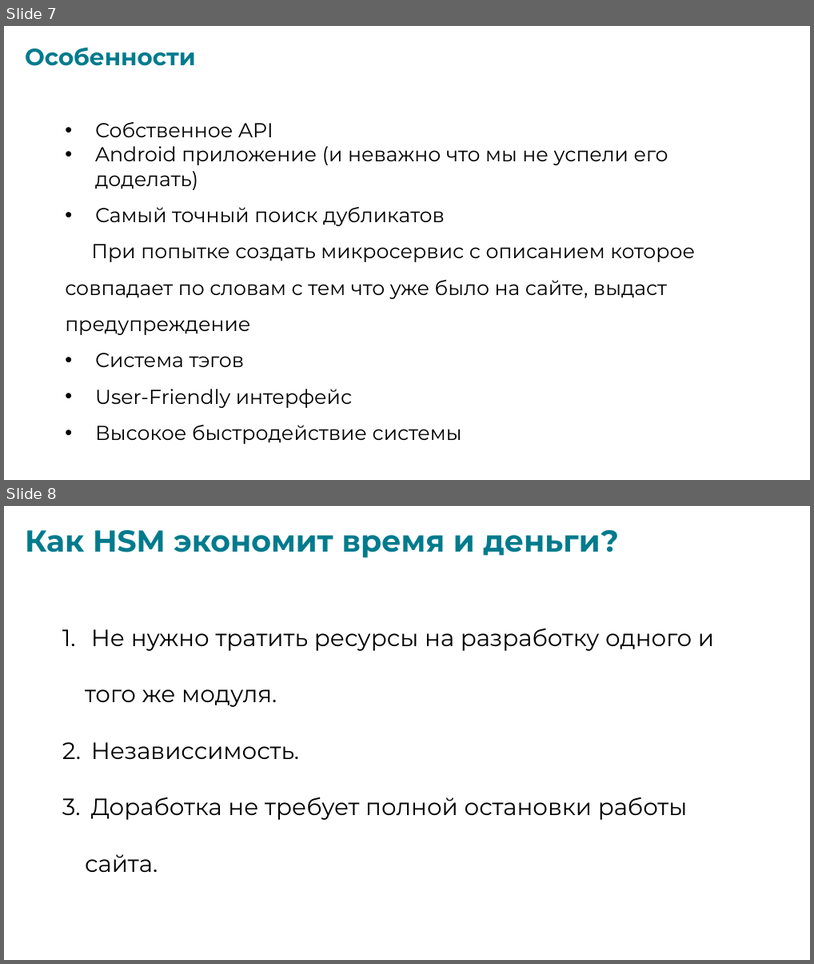
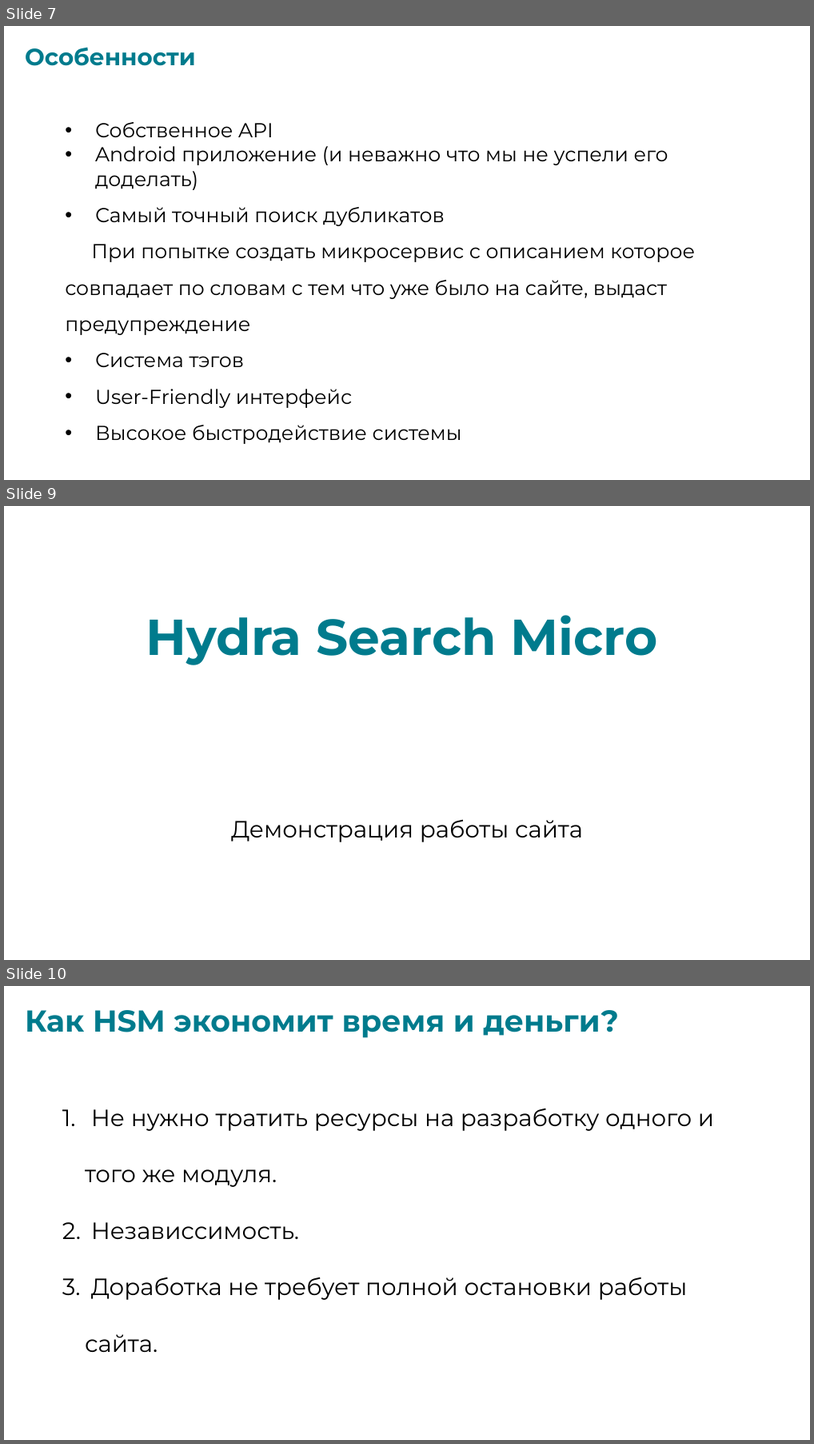
Before and after one commit to vapersan/changellenge, a slide deck: prezentation/HSM.pptx. Shown one above the other, each under a label of ours: slides 7 and 8 before the commit, slides 7, 9 and 10 after it; the slides between them are not shown. The pictures are 814x964 and 814x1444 pixels, drawn with LibreOffice and Linux fonts; fonts in the diff are those of the drawing. Boxes give left, top, right and bottom in pixels: in the first picture for what was removed or moved away, otherwise in the second. Text is boxed around its words. In the diff, an @@ line names an element or a change of style, - is before the commit and + after.

```diff
--- a/prezentation/HSM.pptx
+++ b/prezentation/HSM.pptx
@@ slide 9 added at box(4, 506, 810, 960), background #FFFFFF @@
@@ text added at box(146, 615, 658, 665), 60 pt, text #007B8D, bold @@
+Hydra Search Micro
@@ text added at box(231, 819, 583, 842), 28 pt, text #000000 @@
+Демонстрация работы сайта
@@ what was slide 8 is now slide 10 @@
```
Also in this commit, not shown: 1 other slide added, 4 other files.
